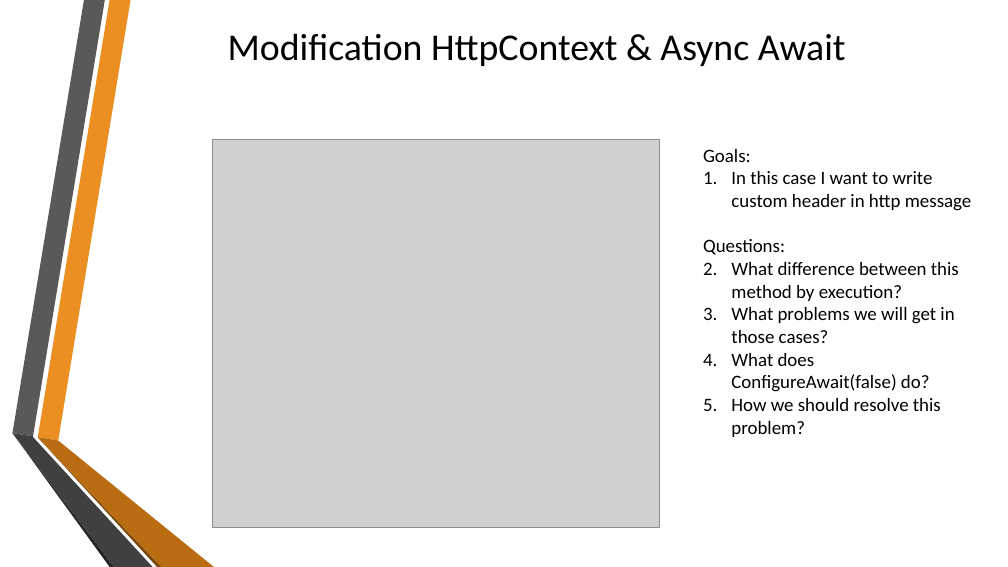
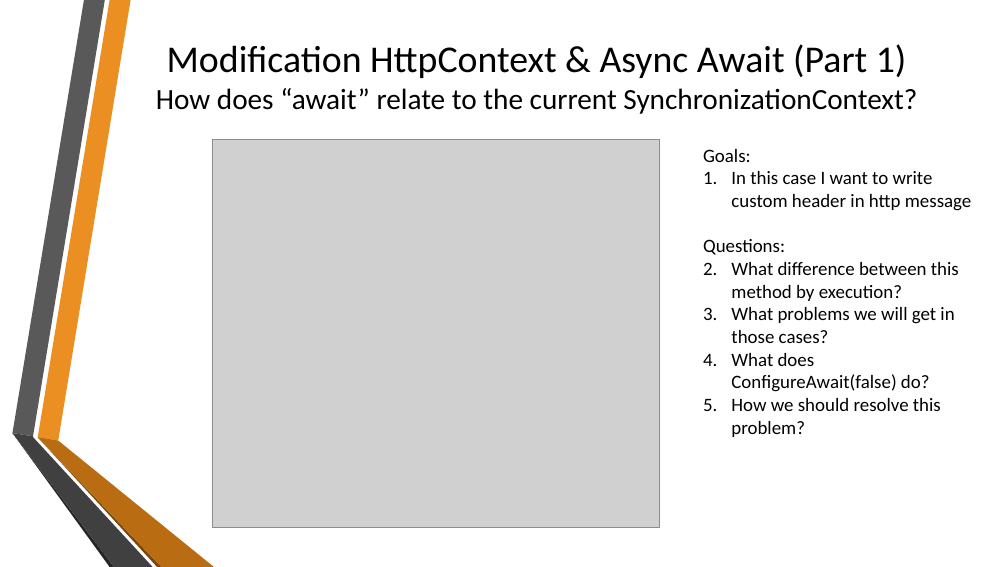
Before and after one commit to sflusov/AsyncAwaitPitfalls, a slide deck: slide 7 of Async Await and their pitfalls.pptx (slide 5 before the commit). Drawn at 1008x567 pixels with LibreOffice and Linux fonts; fonts in the diff are those of the drawing; grey boxes stand for pictures; background and template pictures are left out. Boxes give left, top, right and bottom in pixels: in the first picture for what was removed or moved away, otherwise in the second. Text is boxed around its words. In the diff, an @@ line names an element or a change of style, - is before the commit and + after.

Commit message:
Slides and examples about synchronizationContext

```diff
--- a/Async Await and their pitfalls.pptx
+++ b/Async Await and their pitfalls.pptx
@@ title at bbox=[156, 44, 917, 114]: text changed; size 36 to 27.9 pt @@
-Modification HttpContext & Async Await
+Modification HttpContext & Async Await (Part 1)
+How does “await” relate to the current SynchronizationContext?
```
Also in this commit, not shown: 3 other slides changed, 6 slides added, 4 other files.
